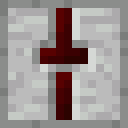
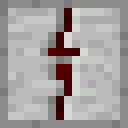
Layers edited between the first and the second 128px x 128px image:
painted on "Background" over [32, 8, 96, 120]
